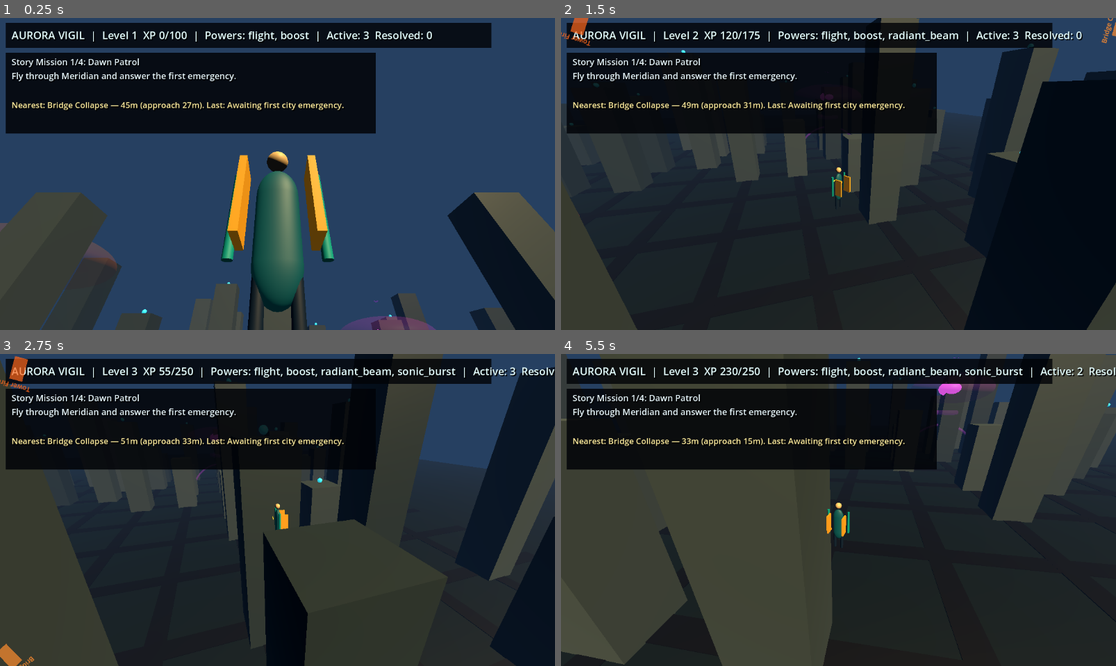
Above: before the commit, frames 1-4 (two rows, left to right).
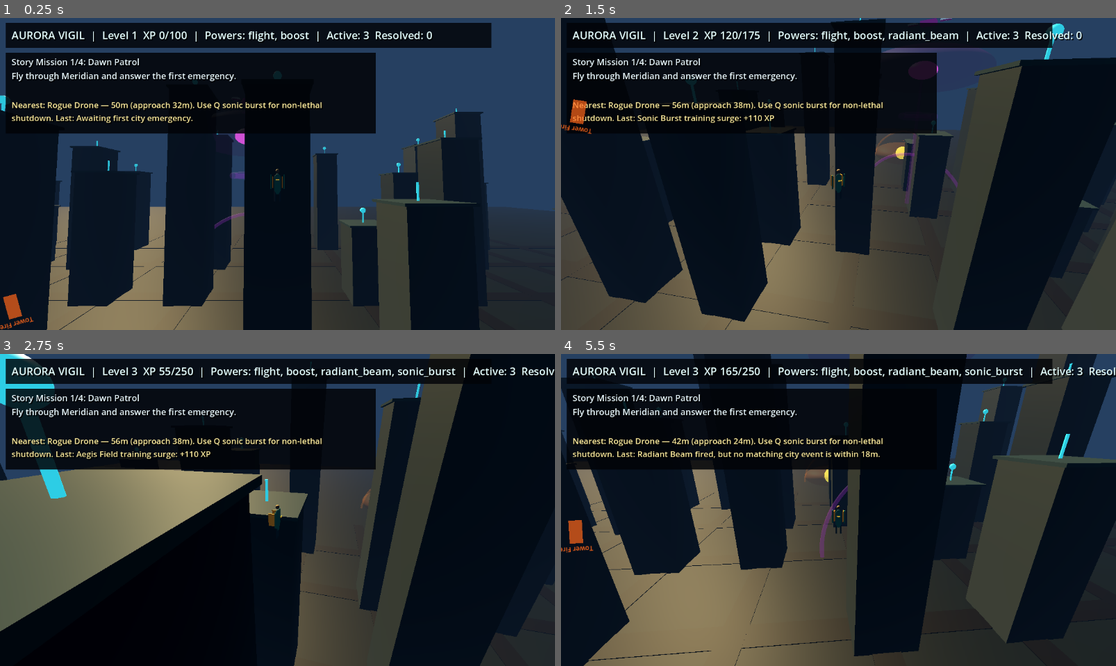
Above: after the commit, the same moments.

Repository: tapkinnu/aurora-vigil
Game: Godot game, scene res://scenes/main.tscn
Two runs of this game, one before a commit and one after it. Both use one fixed random seed, a clock stepped at 60 frames per second and the inputs below.
Inputs:
- Up to frame 1 (0.25 s): no input
- Up to frame 2 (1.5 s): tap Enter at 0.5 s; hold D 0.53-1.28 s; tap F at 0.6 s; tap Space at 0.77 s; hold S from 1.28 s (still down); tap Q at 1.35 s
- Up to frame 3 (2.75 s): tap Space at 1.52 s; release S at 2.03 s; hold D from 2.03 s (still down); tap E at 2.1 s
- Up to frame 4 (5.5 s): release D at 2.78 s; hold W 2.78-3.53 s; tap R at 2.85 s; tap Space at 3.02, 3.77, 4.52 s; hold Ctrl 3.53-4.28 s; hold A 3.53-5.03 s; tap Shift at 4.35 s; hold S from 5.03 s (still down); tap F at 5.1 s

The runs differ from the first frame. In frame 1, 54% of the frame differs, in the area x 0-100%, y 17-100%; in frame 2, 36%; in frame 3, 58%, in the area x 0-100%, y 0-100%; in frame 4, 56%.

Commit message:
feat: add playable Aurora Vigil event loop

Diff:
--- a/scripts/Main.gd
+++ b/scripts/Main.gd
@@ -24,10 +24,10 @@
 const EVENT_RESOLVE_RADIUS: float = 18.0
 
 var missions: Array[Dictionary] = [
-	{"id": "awakening_patrol", "title": "Dawn Patrol", "objective": "Fly through Meridian and answer the first emergency.", "reward_xp": 80},
-	{"id": "spire_rescue", "title": "The Burning Spire", "objective": "Rescue civilians from a tower fire before panic spreads.", "reward_xp": 140},
-	{"id": "drone_chase", "title": "Ghosts in the Grid", "objective": "Disable rogue civic drones without harming the city.", "reward_xp": 180},
-	{"id": "stormwall", "title": "Stormwall Protocol", "objective": "Use unlocked powers to protect Meridian during a citywide surge.", "reward_xp": 260}
+	{"id": "awakening_patrol", "title": "Dawn Patrol", "objective": "Fly through Meridian and answer the first emergency.", "target_kind": "tower_fire", "reward_xp": 80},
+	{"id": "spire_rescue", "title": "The Burning Spire", "objective": "Rescue civilians from a tower fire before panic spreads.", "target_kind": "rescue_signal", "reward_xp": 140},
+	{"id": "drone_chase", "title": "Ghosts in the Grid", "objective": "Disable rogue civic drones without harming the city.", "target_kind": "rogue_drone", "reward_xp": 180},
+	{"id": "stormwall", "title": "Stormwall Protocol", "objective": "Use unlocked powers to protect Meridian during a citywide surge.", "target_kind": "power_surge", "reward_xp": 260}
 ]
 
 func _ready() -> void:
@@ -106,17 +106,49 @@
 			if (x + z) % 3 == 0:
 				continue
 			var h: float = 18.0 + float((abs(x * 17 + z * 31) % 38))
+			var tower_body := StaticBody3D.new()
+			tower_body.name = "SkylineTower_%d_%d" % [x, z]
+			tower_body.position = Vector3(x * 22.0, h * 0.5, z * 22.0)
+			district.add_child(tower_body)
+
 			var tower := MeshInstance3D.new()
-			tower.name = "SkylineTower_%d_%d" % [x, z]
+			tower.name = "TowerShell"
 			var mesh := BoxMesh.new()
 			mesh.size = Vector3(9.0, h, 9.0)
 			tower.mesh = mesh
-			tower.position = Vector3(x * 22.0, h * 0.5, z * 22.0)
 			var tone: float = 0.13 + float((x * x + z * z) % 6) * 0.025
 			tower.material_override = _mat(Color(tone, tone + 0.05, tone + 0.08, 1.0), Color(0.0, 0.22, 0.32, 1.0), 0.05)
-			district.add_child(tower)
+			tower_body.add_child(tower)
+
+			var roof := MeshInstance3D.new()
+			roof.name = "RooftopCap"
+			var roof_mesh := BoxMesh.new()
+			roof_mesh.size = Vector3(10.0, 0.45, 10.0)
+			roof.mesh = roof_mesh
+			roof.position = Vector3(0, h * 0.5 + 0.22, 0)
+			roof.material_override = _mat(Color(0.18, 0.28, 0.34, 1.0), Color(0.0, 0.32, 0.42, 1.0), 0.12)
+			tower_body.add_child(roof)
+
+			var antenna := MeshInstance3D.new()
+			antenna.name = "RooftopAntenna"
+			var antenna_mesh := CylinderMesh.new()
+			antenna_mesh.top_radius = 0.18
+			antenna_mesh.bottom_radius = 0.18
+			antenna_mesh.height = 3.0
+			antenna.mesh = antenna_mesh
+			antenna.position = Vector3(0, h * 0.5 + 1.9, 0)
+			antenna.material_override = _mat(Color(0.2, 0.9, 1.0, 1.0), Color(0.2, 0.9, 1.0, 1.0), 0.9)
+			tower_body.add_child(antenna)
+
+			var shape := CollisionShape3D.new()
+			shape.name = "TowerCollision"
+			var box := BoxShape3D.new()
+			box.size = Vector3(9.0, h, 9.0)
+			shape.shape = box
+			tower_body.add_child(shape)
+
 			if (x - z) % 2 == 0:
-				_add_rooftop_beacon(district, tower.position + Vector3(0, h * 0.5 + 1.0, 0))
+				_add_rooftop_beacon(tower_body, Vector3(0, h * 0.5 + 3.6, 0))
 	_add_city_avenues(district)
 
 func _add_city_avenues(parent: Node3D) -> void:
@@ -175,8 +207,8 @@
 
 func _build_events_seed() -> void:
 	_spawn_event("tower_fire", Vector3(-66, 48, -22))
-	_spawn_event("rogue_drone", Vector3(42, 34, -65))
-	_spawn_event("bridge_collapse", Vector3(0, 4, 74))
+	_spawn_event("rogue_drone", Vector3(0, 44, 80))
+	_spawn_event("bridge_collapse", Vector3(0, 4, 160))
 
 func _update_events(delta: float) -> void:
 	event_timer += delta
@@ -185,10 +217,13 @@
 			event_nodes.erase(marker)
 			continue
 		var kind := str(marker.get_meta("kind", "city_event"))
+		if kind == "rogue_drone":
+			_update_rogue_drone(marker, delta)
 		var dist := hero.position.distance_to(marker.position)
 		var label := marker.get_node_or_null("EventLabel") as Label3D
 		if label != null:
-			label.text = "%s\n%.0fm" % [kind.replace("_", " ").to_upper(), dist]
+			var label_name := "Non-lethal civic drone" if kind == "rogue_drone" else _format_event_name(kind)
+			label.text = "%s\n%.0fm" % [label_name.to_upper(), dist]
 			var color := _event_color(kind)
 			label.modulate = Color(1.0, 1.0, 1.0, 1.0) if dist <= EVENT_RESOLVE_RADIUS else Color(color.r, color.g, color.b, 0.86)
 	if event_timer >= next_event_seconds:
@@ -300,9 +335,39 @@
 
 	# --- Type-specific visuals ---
 	if kind == "rogue_drone":
-		_add_part(marker, "NonLethalDroneBody", BoxMesh.new(), Vector3(0, 0, 0), Vector3(2.2, 0.6, 1.4), Color(0.25, 0.18, 0.38, 1), Color(0.8, 0.25, 1.0, 1), 0.45)
-		_add_part(marker, "NonLethalDroneWingL", BoxMesh.new(), Vector3(-2.4, 0, 0), Vector3(1.5, 0.12, 0.4), Color(0.36, 0.24, 0.52, 1), Color(0.8, 0.25, 1.0, 1), 0.35)
-		_add_part(marker, "NonLethalDroneWingR", BoxMesh.new(), Vector3(2.4, 0, 0), Vector3(1.5, 0.12, 0.4), Color(0.36, 0.24, 0.52, 1), Color(0.8, 0.25, 1.0, 1), 0.35)
+		marker.set_meta("orbit_center", pos)
+		marker.set_meta("drift_radius", 10.0)
+		marker.set_meta("drift_speed", 0.7)
+		var drone_actor := Node3D.new()
+		drone_actor.name = "NonLethalDroneActor"
+		drone_actor.position = Vector3(0, 12.0, 0)
+		marker.add_child(drone_actor)
+		_add_part(drone_actor, "NonLethalDroneBody", BoxMesh.new(), Vector3(0, 0, 0), Vector3(4.2, 1.1, 2.4), Color(0.25, 0.18, 0.38, 1), Color(0.8, 0.25, 1.0, 1), 0.45)
+		_add_part(drone_actor, "NonLethalDroneWingL", BoxMesh.new(), Vector3(-4.4, 0, 0), Vector3(2.8, 0.18, 0.6), Color(0.36, 0.24, 0.52, 1), Color(0.8, 0.25, 1.0, 1), 0.35)
+		_add_part(drone_actor, "NonLethalDroneWingR", BoxMesh.new(), Vector3(4.4, 0, 0), Vector3(2.8, 0.18, 0.6), Color(0.36, 0.24, 0.52, 1), Color(0.8, 0.25, 1.0, 1), 0.35)
+		var rotor_l := MeshInstance3D.new()
+		rotor_l.name = "NonLethalDroneRotorL"
+		var rotor_l_mesh := CylinderMesh.new()
+		rotor_l_mesh.top_radius = 1.45
+		rotor_l_mesh.bottom_radius = 1.45
+		rotor_l_mesh.height = 0.12
+		rotor_l.mesh = rotor_l_mesh
+		rotor_l.position = Vector3(-4.4, 0.25, 0)
+		rotor_l.material_override = _transparent_mat(Color(0.75, 0.85, 1.0, 0.65), Color(0.75, 0.9, 1.0, 1.0), 0.8)
+		drone_actor.add_child(rotor_l)
+		var rotor_r := MeshInstance3D.new()
+		rotor_r.name = "NonLethalDroneRotorR"
+		var rotor_r_mesh := CylinderMesh.new()
+		rotor_r_mesh.top_radius = 1.45
+		rotor_r_mesh.bottom_radius = 1.45
+		rotor_r_mesh.height = 0.12
+		rotor_r.mesh = rotor_r_mesh
+		rotor_r.position = Vector3(4.4, 0.25, 0)
+		rotor_r.material_override = rotor_l.material_override
+		drone_actor.add_child(rotor_r)
+		var rotor_spin := create_tween().set_loops()
+		rotor_spin.tween_property(rotor_l, "rotation:y", TAU, 0.18)
+		rotor_spin.tween_property(rotor_r, "rotation:y", -TAU, 0.18)
 	elif kind == "tower_fire":
 		for i in range(4):
 			var spark := MeshInstance3D.new()
@@ -354,8 +419,8 @@
 	label.name = "EventLabel"
 	label.text = kind.replace("_", " ").to_upper()
 	label.font_size = 64
-	label.billboard = BaseMaterial3D.BILLBOARD_ENABLED
-	label.position = Vector3(0, 12.0, 0)
+	label.billboard = 1
+	label.position = Vector3(0, 8.0, 0)
 	label.modulate = color
 	label.outline_modulate = Color(0, 0, 0, 1)
 	label.outline_size = 4
@@ -457,27 +522,47 @@
 		hero.look_at(hero.position - Vector3(velocity.x, 0.0, velocity.z).normalized(), Vector3.UP)
 
 func _update_camera(delta: float) -> void:
-	var offset := Vector3(0, 8, 18)
+	var nearest := _nearest_event()
+	if OS.get_environment("AURORA_CAPTURE_MODE") == "drone" and nearest != null:
+		var target := nearest.position + Vector3(0, 8.0, 0)
+		var desired := target + Vector3(-28, 18.0, -32)
+		camera.global_position = camera.global_position.lerp(desired, clamp(delta * 5.0, 0, 1))
+		camera.look_at(target, Vector3.UP)
+		return
+	# Keep the playable chase camera in the central flight corridor; the previous
+	# positive-Z offset could spawn the camera inside the first skyline ring.
+	var offset := Vector3(0, 10, -22)
 	if OS.get_environment("AURORA_CAPTURE_MODE") == "city":
 		offset = Vector3(18, 18, 34)
 	elif OS.get_environment("AURORA_CAPTURE_MODE") == "closeup":
-		offset = Vector3(4, 3.0, 8)
-	var target := hero.position + offset
-	camera.global_position = camera.global_position.lerp(target, clamp(delta * 5.0, 0, 1))
+		offset = Vector3(4, 4.0, -10)
+	var desired := hero.position + offset
+	var resolved := _resolve_camera_collision(hero.position + Vector3(0, 1.2, 0), desired)
+	camera.global_position = camera.global_position.lerp(resolved, clamp(delta * 5.0, 0, 1))
 	camera.look_at(hero.position + Vector3(0, 1.2, 0), Vector3.UP)
+
+func _resolve_camera_collision(from_pos: Vector3, desired_camera_pos: Vector3) -> Vector3:
+	var space := get_world_3d().direct_space_state
+	# Cast from the desired camera back toward the hero. If a building blocks the
+	# view, place the camera just outside that obstruction on the camera side.
+	var query := PhysicsRayQueryParameters3D.create(desired_camera_pos, from_pos, 1, [])
+	var hit := space.intersect_ray(query)
+	if hit.is_empty():
+		return desired_camera_pos
+	var away := (desired_camera_pos - from_pos).normalized()
+	return Vector3(hit["position"]) + away * 1.4
 
 func _trigger_power(power_id: String) -> void:
 	if not progression.has_power(power_id):
 		var gained: Array[String] = progression.add_xp(110)
+		last_event_text = "%s training surge: +110 XP%s" % [power_id.replace("_", " ").capitalize(), " and new power unlocked" if gained.has(power_id) else ""]
 		if gained.has(power_id):
 			_spawn_power_flash(power_id)
 		return
 	_spawn_power_flash(power_id)
-	if event_nodes.size() > 0:
-		var resolved: Node3D = event_nodes.pop_front()
-		if is_instance_valid(resolved):
-			resolved.queue_free()
-			progression.add_xp(65)
+	var resolved := _attempt_resolve_nearest(power_id)
+	if not resolved:
+		last_event_text = "%s fired, but no matching city event is within %.0fm." % [power_id.replace("_", " ").capitalize(), EVENT_RESOLVE_RADIUS]
 
 func _spawn_power_flash(power_id: String) -> void:
 	var flash := MeshInstance3D.new()
@@ -515,7 +600,7 @@
 		var kind := str(nearest.get_meta("kind", "city_event"))
 		var dist := hero.position.distance_to(nearest.position)
 		var proximity := "IN RANGE" if dist <= EVENT_RESOLVE_RADIUS else "approach %.0fm" % max(dist - EVENT_RESOLVE_RADIUS, 0.0)
-		event_cue_label.text = "Nearest: %s — %.0fm (%s). Last: %s" % [kind.replace("_", " ").capitalize(), dist, proximity, last_event_text]
+		event_cue_label.text = "Nearest: %s — %.0fm (%s). %s. Last: %s" % [_format_event_name(kind), dist, proximity, _required_action_for_event(kind), last_event_text]
 
 func _nearest_event() -> Node3D:
 	var best: Node3D = null
@@ -568,6 +653,100 @@
 		event_waypoint_layer.add_child(arrow)
 		waypoint_arrows.append(arrow)
 
+func _event_reward(kind: String) -> int:
+	match kind:
+		"tower_fire":
+			return 70
+		"rescue_signal":
+			return 95
+		"rogue_drone":
+			return 110
+		"power_surge":
+			return 125
+		"bridge_collapse":
+			return 85
+		_:
+			return 60
+
+func _format_event_name(kind: String) -> String:
+	return kind.replace("_", " ").capitalize()
+
+func _required_action_for_event(kind: String) -> String:
+	match kind:
+		"tower_fire":
+			return "Use F radiant beam to vent heat"
+		"rescue_signal", "bridge_collapse":
+			return "Use R rescue lift near civilians"
+		"rogue_drone":
+			return "Use Q sonic burst for non-lethal shutdown"
+		"power_surge":
+			return "Use E aegis field to ground the surge"
+		_:
+			return "Use any unlocked power in the volume"
+
+func _power_matches_event(power_id: String, kind: String) -> bool:
+	match kind:
+		"tower_fire":
+			return power_id == "radiant_beam"
+		"rescue_signal", "bridge_collapse":
+			return power_id == "rescue_lift"
+		"rogue_drone":
+			return power_id == "sonic_burst"
+		"power_surge":
+			return power_id == "aegis_field"
+		_:
+			return true
+
+func _attempt_resolve_nearest(power_id: String) -> bool:
+	var marker := _nearest_event()
+	if marker == null:
+		return false
+	var kind := str(marker.get_meta("kind", "city_event"))
+	var dist := hero.position.distance_to(marker.position)
+	if dist > EVENT_RESOLVE_RADIUS:
+		last_event_text = "%s is %.0fm away; enter the %.0fm resolution volume first." % [_format_event_name(kind), dist, EVENT_RESOLVE_RADIUS]
+		return false
+	if not _power_matches_event(power_id, kind):
+		last_event_text = "%s needs: %s." % [_format_event_name(kind), _required_action_for_event(kind)]
+		return false
+	_resolve_event(marker, power_id)
+	return true
+
+func _resolve_event(marker: Node3D, power_id: String) -> void:
+	var kind := str(marker.get_meta("kind", "city_event"))
+	var event_xp := int(marker.get_meta("reward_xp", _event_reward(kind)))
+	var gained: Array[String] = progression.add_xp(event_xp)
+	resolved_events += 1
+	event_nodes.erase(marker)
+	last_event_text = "Resolved %s with %s: +%d XP" % [_format_event_name(kind), power_id.replace("_", " "), event_xp]
+	if gained.size() > 0:
+		last_event_text += " | unlocked %s" % ", ".join(gained)
+	_advance_story_for_event(kind)
+	if is_instance_valid(marker):
+		marker.queue_free()
+
+func _advance_story_for_event(kind: String) -> void:
+	if mission_step >= missions.size():
+		return
+	var m: Dictionary = missions[mission_step]
+	if str(m.get("target_kind", "")) != kind and mission_step != 0:
+		return
+	var reward := int(m.get("reward_xp", 0))
+	if reward > 0:
+		var gained: Array[String] = progression.add_xp(reward)
+		last_event_text += " | Story step '%s' complete: +%d XP" % [m["title"], reward]
+		if gained.size() > 0:
+			last_event_text += " | story unlock %s" % ", ".join(gained)
+	mission_step = min(mission_step + 1, missions.size())
+
+func _update_rogue_drone(marker: Node3D, delta: float) -> void:
+	var center: Vector3 = marker.get_meta("orbit_center", marker.position)
+	var angle := float(marker.get_meta("drift_angle", 0.0)) + delta * float(marker.get_meta("drift_speed", 0.65))
+	var radius := float(marker.get_meta("drift_radius", 10.0))
+	marker.set_meta("drift_angle", angle)
+	marker.position = center + Vector3(cos(angle) * radius, sin(angle * 0.7) * 4.0, sin(angle) * radius)
+	marker.rotate_y(delta * 1.8)
+
 func _mat(albedo: Color, emission: Color, energy: float) -> StandardMaterial3D:
 	var mat := StandardMaterial3D.new()
 	mat.albedo_color = albedo
Not shown, changed: tools/capture_screenshots.sh
